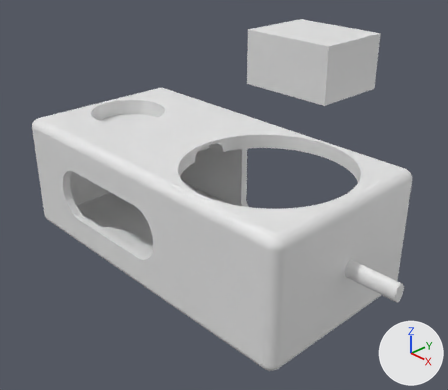
A saved change to the Blender file [2026] Power Station Mini/Untitled.blend.
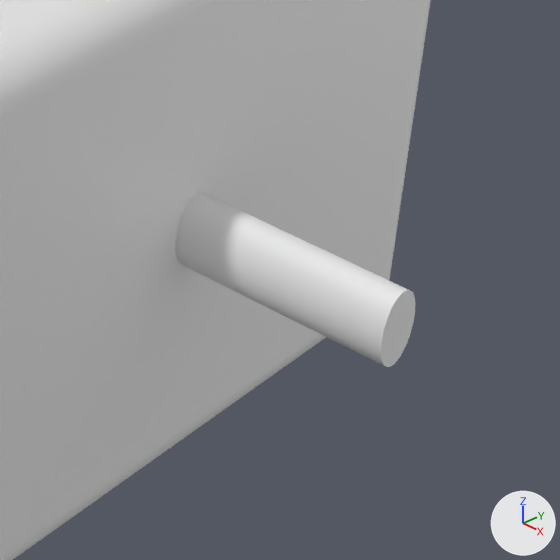
Each version is shown whole from a 50 mm camera at (0.1426, -0.1326, 0.1) aimed at (-0.0508, 0.0509, -0.0314), then close up on the part from 67% to 98% of the width and 54% to 90% of the height. Lighting does not change. The marker at lower right points along +X, +Y and +Z. The first two pictures are the older version.
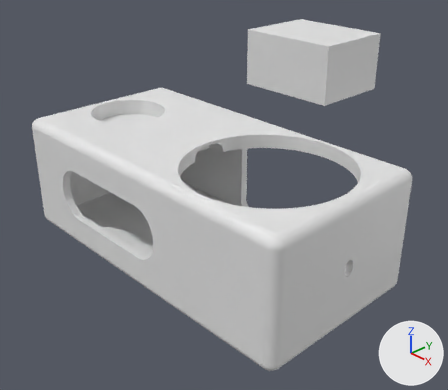
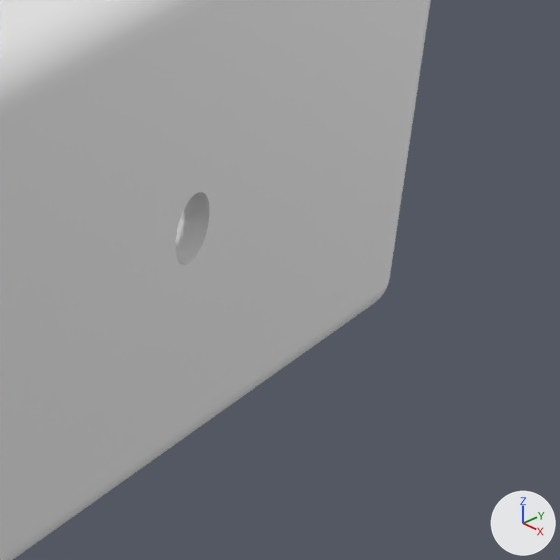
Commit message: Update [2026] Power Station Mini/Untitled.blend with staged Blender scene changes

Boxes (x1, y1, x2, y2) around the edits, measured in the close-ups (560 x 560 px):
'Cylinder.001', deleted: before (175, 192, 415, 367)

The edits, one by one:
Object 'Cylinder.001' (ob_cylinder_001) is deleted.
